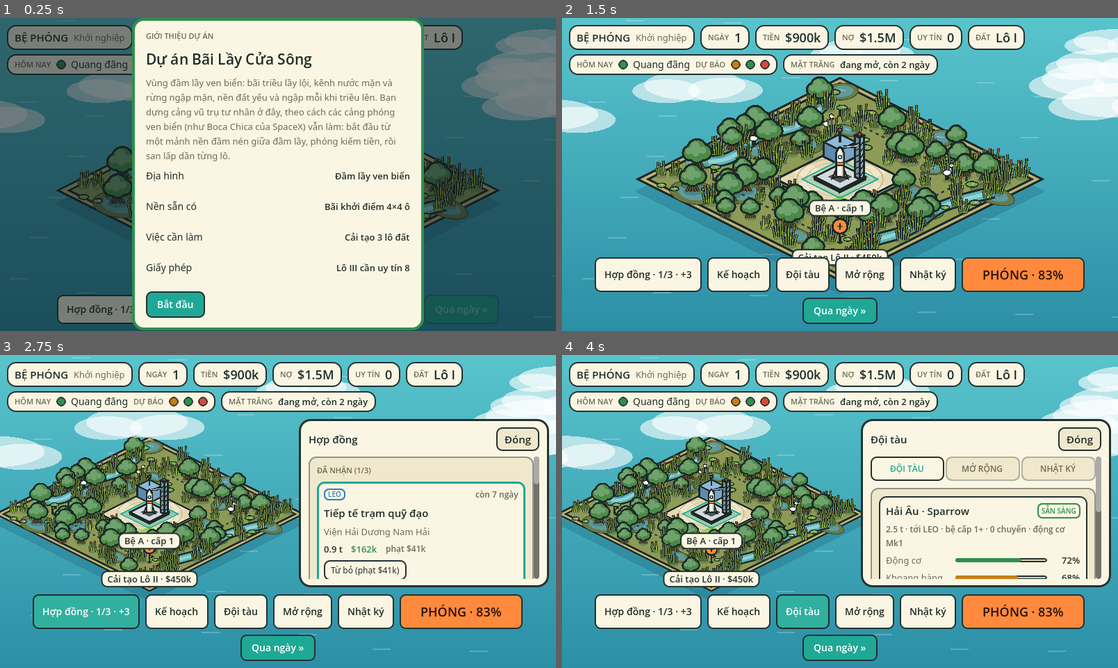
Above: before the commit, frames 1-4 (two rows, left to right).
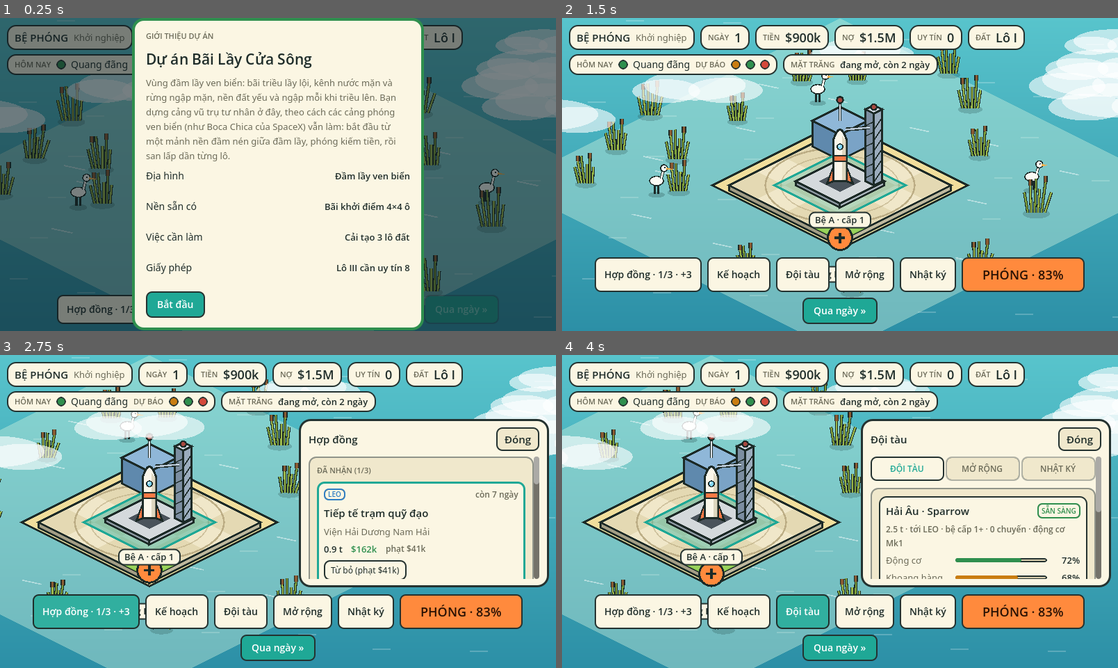
Above: after the commit, the same moments.

Repository: DcViet/bephong-godot
Game: Godot game, scene res://scenes/main.tscn
The game is run twice, just before and just after one commit, with the same random seed, the same clock (stepped at 60 frames per second) and the same inputs.
Inputs:
- Up to frame 1 (0.25 s): no input
- Up to frame 2 (1.5 s): click "Hợp đồng · 1/3 · +3" at 0.5 s; click "Kế hoạch" at 1.25 s
- Up to frame 3 (2.75 s): click "Hợp đồng · 1/3 · +3" at 2 s
- Up to frame 4 (4 s): click "Kế hoạch" at 2.75 s; click "Đội tàu" at 3.5 s

The runs differ from the first frame. In frame 1, 22% of the frame differs, in the area x 0-100%, y 18-100%; in frame 2, 50%, in the area x 0-100%, y 0-100%; in frame 3, 33%; in frame 4, 33%.

Commit message:
Gọn lại cảnh: mặc định một nền nhỏ giữa bãi triều, mở rộng đất thì bản đồ to ra (khung nhìn thu nhỏ theo)
Co-Authored-By: Claude Sonnet 5.5 <noreply@anthropic.com>

Diff:
--- a/scripts/launch_view.gd
+++ b/scripts/launch_view.gd
@@ -68,6 +68,7 @@
 var _chan_pts: Array = []
 var _fill_cache: Dictionary = {}
 var _fill_n := 0              # số ô đã san lấp trong đợt cải tạo đang chạy
+var _vr := Rect2(4, 4, 4, 4)  # vùng lưới đang được căn khung; thu phóng mượt khi đất mở rộng
 var _items: Array = []
 var _anchors: Array = []
 var _ox := 0.0
@@ -88,6 +89,7 @@
 	for i in 7:
 		_clouds.append({"x": rng.randf(), "y": 0.03 + rng.randf() * 0.3, "s": 0.7 + rng.randf() * 0.9, "v": 4.0 + rng.randf() * 6.0})
 	_make_scenery(rng)
+	_vr = _vr_target()
 	_mono = SystemFont.new()
 	_mono.font_names = PackedStringArray(["Cascadia Mono", "Consolas", "Courier New"])
 	_disp = SystemFont.new()
@@ -165,16 +167,13 @@
 
 ## Cây và bụi xanh ở dải ngoài (Lô III), thực vật đầm lầy khắp đảo.
 func _make_scenery(rng: RandomNumberGenerator) -> void:
-	for ch in CHANNELS:
-		for c in _smooth(ch, 8):
-			_chan_pts.append(c)
 	# Cây xanh / bụi chỉ mọc ở dải ngoài quảng trường và chỉ hiện sau khi cải tạo Lô III.
 	var guard := PLAZA.grow(0.25)
 	var tries := 0
 	while _bushes.size() < 46 and tries < 3000:
 		tries += 1
 		var g := Vector2(rng.randf() * MAP, rng.randf() * MAP)
-		if guard.has_point(g) or _near_channel(g, 0.9):
+		if guard.has_point(g):
 			continue
 		var bad := false
 		for b in _bushes:
@@ -189,41 +188,25 @@
 		_bushes.append({"g": g, "tree": tree, "k": (0.62 + rng.randf() * 0.3) if tree else (0.6 + rng.randf() * 0.35), "col": col})
 	for i in 46:
 		var g2 := Vector2(rng.randf() * MAP, rng.randf() * MAP)
-		if guard.has_point(g2) or _near_channel(g2, 0.7):
+		if guard.has_point(g2):
 			continue
 		_flowers.append(g2)
-	# Thực vật đầm lầy: lau sậy, đước, súng. Mọc khắp đảo trừ bãi khởi điểm.
-	var nogo := CORE.grow(0.35)
+	# Vài khóm lau sậy và cò trên bãi triều chưa cải tạo (mất đi khi ô được san lấp).
+	var nogo := CORE.grow(1.0)
 	tries = 0
-	while _swamp.size() < 150 and tries < 4000:
+	while _swamp.size() < 16 and tries < 2000:
 		tries += 1
 		var g3 := Vector2(rng.randf() * MAP, rng.randf() * MAP)
 		if nogo.has_point(g3):
 			continue
 		var close := false
 		for sw in _swamp:
-			if (sw.g as Vector2).distance_to(g3) < 0.5:
+			if (sw.g as Vector2).distance_to(g3) < 1.4:
 				close = true
 		if close:
 			continue
-		var roll: float = rng.randf()
-		var kind := "reed" if roll < 0.6 else ("mangrove" if roll < 0.86 else "lily")
-		_swamp.append({"g": g3, "t": kind, "k": 0.7 + rng.randf() * 0.5, "ph": rng.randf() * 6.0})
-	# Vũng nước đọng.
-	tries = 0
-	var pool_nogo := CORE.grow(0.7)
-	while _pools.size() < 16 and tries < 800:
-		tries += 1
-		var g4 := Vector2(rng.randf() * MAP, rng.randf() * MAP)
-		if pool_nogo.has_point(g4):
-			continue
-		var apart := true
-		for pl in _pools:
-			if (pl.g as Vector2).distance_to(g4) < 1.8:
-				apart = false
-		if apart:
-			_pools.append({"g": g4, "rx": 0.5 + rng.randf() * 0.7, "ry": 0.4 + rng.randf() * 0.6})
-	_egrets = [Vector2(2.6, 3.4), Vector2(9.4, 2.7), Vector2(3.0, 9.4), Vector2(10.3, 8.8), Vector2(1.2, 6.6)]
+		_swamp.append({"g": g3, "t": "reed", "k": 0.8 + rng.randf() * 0.4, "ph": rng.randf() * 6.0})
+	_egrets = [Vector2(2.6, 3.4), Vector2(9.6, 2.7), Vector2(3.0, 9.6)]
 
 
 # ======================= Điều khiển phóng =======================
@@ -261,9 +244,20 @@
 
 func _process(delta: float) -> void:
 	_t += delta
+	var tgt := _vr_target()
+	var w := 1.0 - exp(-3.0 * delta)
+	_vr = Rect2(_vr.position.lerp(tgt.position, w), _vr.size.lerp(tgt.size, w))
 	if running:
 		_step(delta * time_scale)
 	queue_redraw()
+
+
+## Vùng cần hiện: đất hiện có; khi đang thi công thì hiện cả lô đang cải tạo (bản đồ to ra).
+func _vr_target() -> Rect2:
+	var land: Dictionary = Game.s.land
+	if int(land.left) > 0:
+		return _region(int(land.target))
+	return _region(int(land.stage))
 
 
 func _step(dt: float) -> void:
@@ -416,9 +410,17 @@
 	var ik := 1.0 if size.y > 600.0 else 0.55
 	var avail_h := maxf(120.0, size.y - (top_inset + bottom_inset) * ik)
 	var avail_w := maxf(160.0, size.x - side_inset)
-	_sc = minf(avail_w / (WORLD_W if size.x > size.y else 640.0), avail_h / WORLD_H)
-	_ox = avail_w * 0.5
-	_oy = top_inset * ik + avail_h * 0.5 - WORLD_CY * _sc + _cam * _sc
+	var vr := _vr.grow(0.6)
+	var lx := _iso(vr.position.x, vr.end.y).x
+	var rxe := _iso(vr.end.x, vr.position.y).x
+	var ty := minf(_iso(vr.position.x, vr.position.y).y - 50.0, 60.0)    # chừa chỗ cho tháp và tàu
+	var by := _iso(vr.end.x, vr.end.y).y + 50.0
+	var ww := rxe - lx
+	if size.x < size.y:
+		ww = minf(ww, 780.0)    # màn dọc: cắt bớt hai góc đảo cho đỡ nhỏ
+	_sc = minf(minf(avail_w / ww, avail_h / (by - ty)), 1.4)
+	_ox = avail_w * 0.5 - (lx + rxe) * 0.5 * _sc
+	_oy = top_inset * ik + avail_h * 0.5 - (ty + by) * 0.5 * _sc + _cam * _sc
 
 	_draw_sea(wx)
 	_xf()
@@ -482,41 +484,29 @@
 	var r := _iso(MAP, 0.0)
 	var b := _iso(MAP, MAP)
 	var l := _iso(0.0, MAP)
-	# Bóng đảo trên mặt nước.
-	draw_colored_polygon(PackedVector2Array([tp + Vector2(0, 22), r + Vector2(40, 36), b + Vector2(0, 58), l + Vector2(-40, 36)]), Color(0.1, 0.35, 0.45, 0.28))
-	# Bờ: bùn thấp khi còn là đầm lầy, đất nung khi đã cải tạo hết.
-	var depth := 24.0 if earth else 12.0
-	_poly([l, b, b + Vector2(0, depth), l + Vector2(0, depth)], Color.html("#a8743f") if earth else Color.html("#6f6b46"))
-	_poly([r, b, b + Vector2(0, depth), r + Vector2(0, depth)], Color.html("#c58b4a") if earth else Color.html("#88834f"))
-	var sand := 0.32
-	_poly([_iso(-sand, -sand), _iso(MAP + sand, -sand), _iso(MAP + sand, MAP + sand), _iso(-sand, MAP + sand)], Color.html("#f1de9c") if earth else Color.html("#bdb178"))
-	_poly([tp, r, b, l], Color.html("#8fd150") if earth else Color.html("#8e9b56"))
-	if not earth:
-		# Mảng bùn sẫm và vũng nước đọng.
-		for pl in _pools:
-			var pg: Vector2 = pl.g
-			if _tile_filled(floori(pg.x), floori(pg.y)):
-				continue
-			var outer := PackedVector2Array()
-			var inner := PackedVector2Array()
-			for k in 24:
-				var th := TAU * float(k) / 24.0
-				outer.append(_iso(pg.x + cos(th) * pl.rx, pg.y + sin(th) * pl.ry))
-				inner.append(_iso(pg.x + cos(th) * pl.rx * 0.68, pg.y + sin(th) * pl.ry * 0.68 - 0.04))
-			draw_colored_polygon(outer, Color.html("#6a7a45"))
-			draw_colored_polygon(inner, Color.html("#5e9b9c"))
-			var ln := outer.duplicate()
-			ln.append(outer[0])
-			draw_polyline(ln, Color(INK.r, INK.g, INK.b, 0.55), ow * 0.5)
-			var wl := PackedVector2Array([_iso(pg.x - pl.rx * 0.3, pg.y - pl.ry * 0.1), _iso(pg.x + pl.rx * 0.1, pg.y - pl.ry * 0.25)])
-			draw_polyline(wl, Color(1, 1, 1, 0.5), 2.0)
-
-	# Nền đất cứng: bãi khởi điểm (4×4) hoặc quảng trường (8×8), nổi lên trên đầm lầy.
 	var slab := PLAZA if st >= 1 else CORE
 	var x0 := slab.position.x
 	var y0 := slab.position.y
 	var x1 := slab.end.x
 	var y1 := slab.end.y
+	if earth:
+		# Toàn đảo: bờ đất, viền cát, cỏ.
+		draw_colored_polygon(PackedVector2Array([tp + Vector2(0, 22), r + Vector2(40, 36), b + Vector2(0, 58), l + Vector2(-40, 36)]), Color(0.1, 0.35, 0.45, 0.28))
+		_poly([l, b, b + Vector2(0, 24), l + Vector2(0, 24)], Color.html("#a8743f"))
+		_poly([r, b, b + Vector2(0, 24), r + Vector2(0, 24)], Color.html("#c58b4a"))
+		var sand := 0.35
+		_poly([_iso(-sand, -sand), _iso(MAP + sand, -sand), _iso(MAP + sand, MAP + sand), _iso(-sand, MAP + sand)], Color.html("#f1de9c"))
+		_poly([tp, r, b, l], Color.html("#8fd150"))
+	else:
+		# Bãi triều nông: phần đất chưa cải tạo, nhạt hơn mặt biển; quanh nền có viền cát.
+		draw_colored_polygon(PackedVector2Array([tp, r, b, l]), Color(0.8, 0.94, 0.86, 0.42))
+		for k in 22:
+			var gx := 0.8 + float((k * 53) % 100) / 100.0 * (MAP - 1.6)
+			var gy := 0.8 + float((k * 37) % 100) / 100.0 * (MAP - 1.6)
+			draw_line(_iso(gx, gy), _iso(gx + 0.5, gy - 0.2), Color(1, 1, 1, 0.45), 2.0)
+		var e := 0.3
+		_poly([_iso(x0 - e, y0 - e), _iso(x1 + e, y0 - e), _iso(x1 + e, y1 + e), _iso(x0 - e, y1 + e)], Color.html("#f1de9c"))
+	# Nền đất cứng: bãi khởi điểm (4×4) hoặc quảng trường (8×8), nổi lên trên.
 	_poly([_iso(x0, y1), _iso(x1, y1), _iso(x1, y1, -9.0), _iso(x0, y1, -9.0)], Color.html("#a39d85"))
 	_poly([_iso(x1, y0), _iso(x1, y1), _iso(x1, y1, -9.0), _iso(x1, y0, -9.0)], Color.html("#beb89d"))
 	var qa := Color.html("#f0e7c9")
@@ -540,15 +530,6 @@
 	draw_polyline(ring, Color(0.72, 0.66, 0.5, 0.9), 3.0)
 	draw_polyline(ring2, Color(0.72, 0.66, 0.5, 0.6), 2.0)
 	_draw_reclaim()
-	# Kênh nước mặn: luôn còn lại, dùng làm kênh thoát nước.
-	var water := Color.html("#5fb3b8")
-	for ch in CHANNELS:
-		var wp := PackedVector2Array()
-		for gp in _smooth(ch, 8):
-			wp.append(_iso(gp.x, gp.y))
-		draw_polyline(wp, INK, 26.0 + ow * 2.0, true)
-		draw_polyline(wp, water, 26.0, true)
-		draw_polyline(wp, Color.html("#8fd3d3"), 11.0, true)
 
 
 # ---------- cải tạo đất ----------
@@ -565,29 +546,28 @@
 	if st >= 2:
 		return
 	var land: Dictionary = Game.s.land
-	var busy: bool = int(land.left) > 0
+	if int(land.left) <= 0:
+		return
 	var tr := _region(st + 1)
 	var ow := _ow()
-	if busy:
-		var tiles: Array = _fill_info(int(land.target)).tiles
-		var sa := Color.html("#e0cc8f")
-		var sb := Color.html("#d4bd7c")
-		for k in mini(_fill_n, tiles.size()):
-			var tl: Vector2i = tiles[k]
-			_flat_tile(tl.x, tl.y, 1.0, 1.0, sa if (tl.x + tl.y) % 2 == 0 else sb, 2.0)
-			var d := [_iso(tl.x, tl.y, 2.0), _iso(tl.x + 1, tl.y, 2.0), _iso(tl.x + 1, tl.y + 1, 2.0), _iso(tl.x, tl.y + 1, 2.0)]
-			for e in 4:
-				draw_line(d[e], d[(e + 1) % 4], Color(0.45, 0.37, 0.2, 0.45), 1.5)
+	var tiles: Array = _fill_info(int(land.target)).tiles
+	var sa := Color.html("#e0cc8f")
+	var sb := Color.html("#d4bd7c")
+	for k in mini(_fill_n, tiles.size()):
+		var tl: Vector2i = tiles[k]
+		_flat_tile(tl.x, tl.y, 1.0, 1.0, sa if (tl.x + tl.y) % 2 == 0 else sb, 2.0)
+		var d := [_iso(tl.x, tl.y, 2.0), _iso(tl.x + 1, tl.y, 2.0), _iso(tl.x + 1, tl.y + 1, 2.0), _iso(tl.x, tl.y + 1, 2.0)]
+		for e in 4:
+			draw_line(d[e], d[(e + 1) % 4], Color(0.45, 0.37, 0.2, 0.45), 1.5)
 	var corners := [_iso(tr.position.x, tr.position.y), _iso(tr.end.x, tr.position.y), _iso(tr.end.x, tr.end.y), _iso(tr.position.x, tr.end.y)]
-	var lc := Color.html("#e8742c") if busy else Color(INK.r, INK.g, INK.b, 0.8)
 	for e in 4:
-		draw_dashed_line(corners[e], corners[(e + 1) % 4], lc, ow * 0.9, 10.0)
+		draw_dashed_line(corners[e], corners[(e + 1) % 4], Color.html("#e8742c"), ow * 0.9, 10.0)
 	for e in 4:
 		_stake(corners[e], Color.html("#ff8a3d"))
 
 
-func _draw_land_marker(tr: Rect2) -> void:
-	var c := _iso(tr.end.x - 0.6, tr.end.y - 0.6, 26.0 + (0.0 if _reduce_motion else sin(_t * 3.0) * 4.0))
+func _draw_land_marker(cr: Rect2) -> void:
+	var c := _iso(cr.end.x + 0.35, cr.end.y + 0.35, 26.0 + (0.0 if _reduce_motion else sin(_t * 3.0) * 4.0))
 	draw_circle(c, 19.0 + _ow(), INK)
 	draw_circle(c, 19.0, UIKit.IGNITE)
 	draw_rect(Rect2(c.x - 9, c.y - 2, 18, 4), INK)
@@ -772,8 +752,9 @@
 			_items.append([dg.x + dg.y, _draw_dredger.bind(tr)])
 			_reg("land", 0, _iso(dg.x, dg.y, 24.0), 70.0)
 		else:
-			_items.append([tr.end.x + tr.end.y + 1.0, _draw_land_marker.bind(tr)])
-			_reg("land", 0, _iso(tr.end.x - 0.6, tr.end.y - 0.6, 24.0), 62.0)
+			var cr := _region(st)
+			_items.append([cr.end.x + cr.end.y + 1.0, _draw_land_marker.bind(cr)])
+			_reg("land", 0, _iso(cr.end.x + 0.35, cr.end.y + 0.35, 24.0), 62.0)
 
 
 func _facility_item(key: String, lv: int, r: Rect2) -> void:
@@ -1059,7 +1040,8 @@
 			_chip(dg + Vector2(0, 30), "Cải tạo %s · còn %dn" % [L.short, int(s.land.left)], UIKit.WARN)
 		else:
 			var blk: String = Game.reclaim_blocked()
-			_chip(_s(_iso(tr.end.x - 0.6, tr.end.y - 0.6, 0.0)) + Vector2(0, 34), "Cải tạo %s · %s" % [L.short, Game.fmt(L.cost)], UIKit.BAD if blk != "" else UIKit.INK)
+			var cr := _region(st)
+			_chip(_s(_iso(cr.end.x + 0.35, cr.end.y + 0.35, 0.0)) + Vector2(0, 34), "Mở rộng %s · %s" % [L.short, Game.fmt(L.cost)], UIKit.BAD if blk != "" else UIKit.INK)
 	if _sc < 0.75 or st < 1:
 		return    # cảnh nhỏ / chưa có đất: bỏ nhãn công trình, chạm ô để xem chi tiết
 	for k in ["shop", "wx", "fuel", "asm"]:
